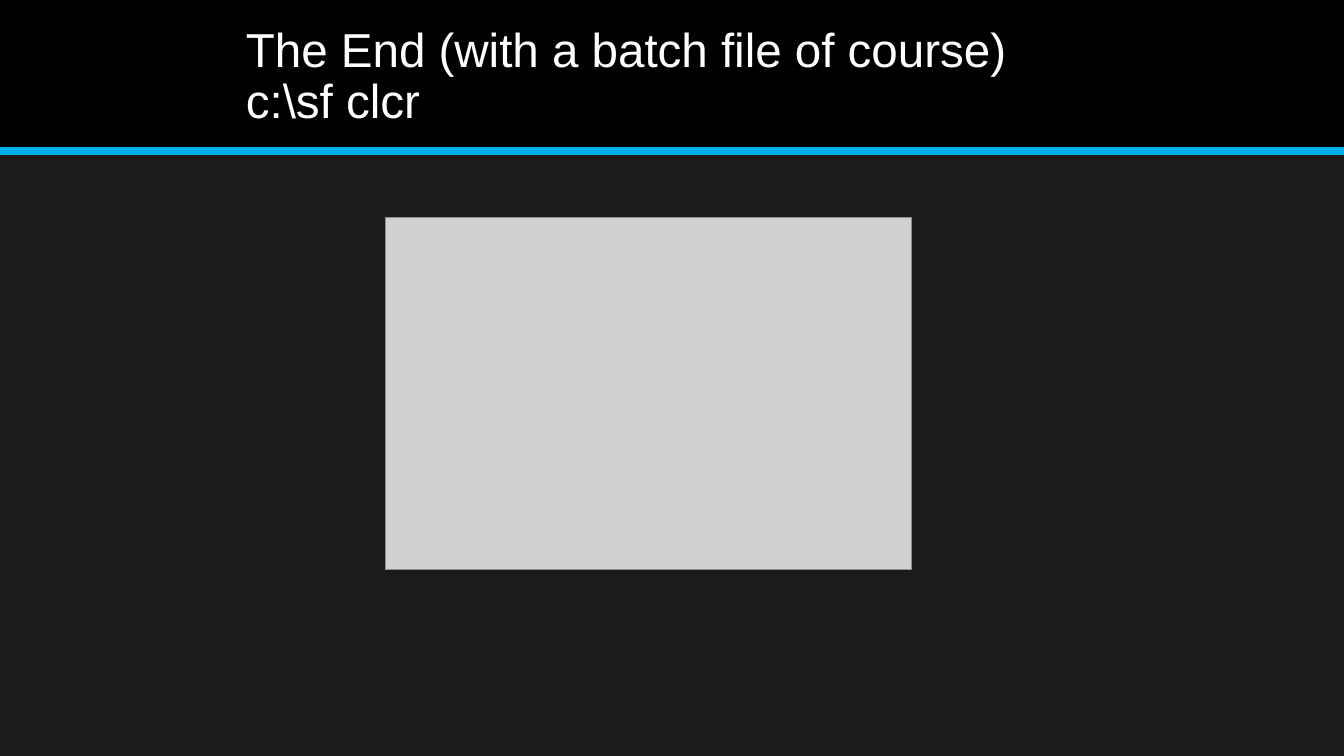
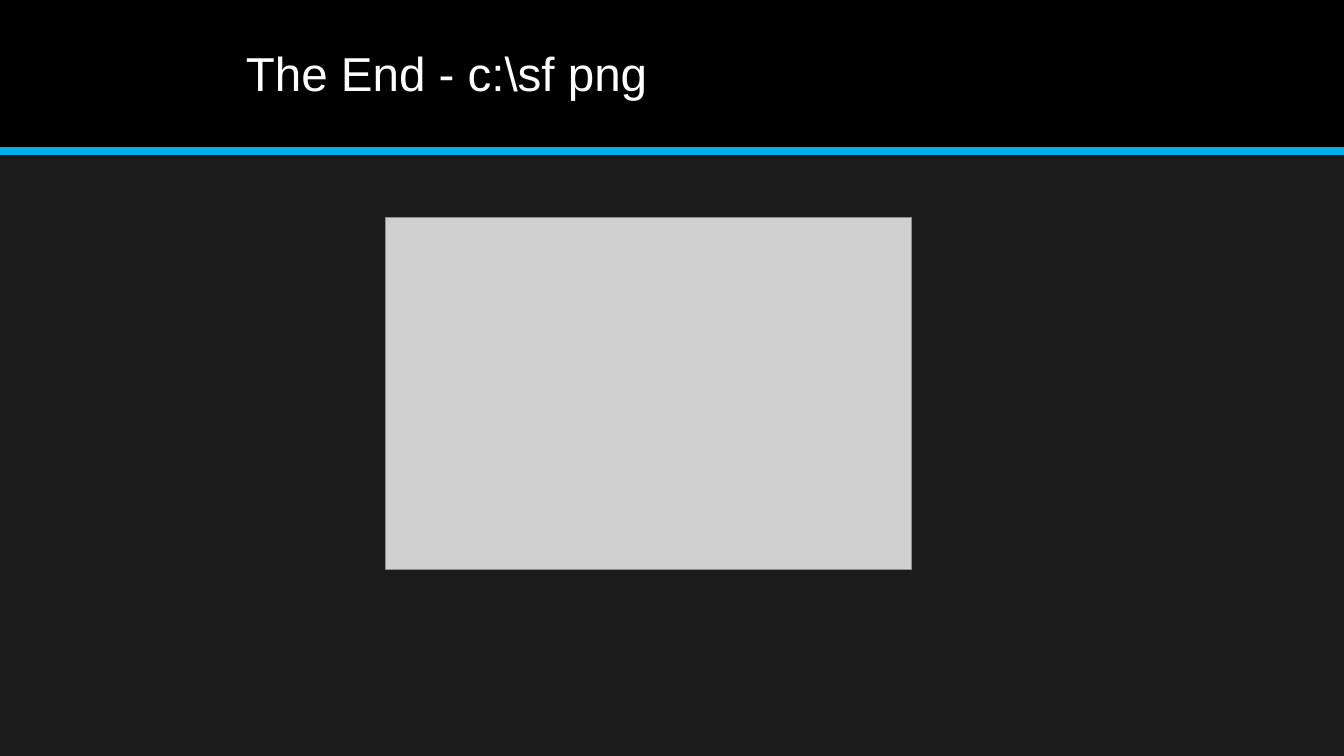
Before and after one commit to jonathan-r-jones/Composable-Batch-Files, a slide deck: slide 6 of Composable Batch File Helper.pptx (slide 7 before the commit). Drawn at 1344x756 pixels with LibreOffice and Linux fonts; fonts in the diff are those of the drawing; grey boxes stand for pictures. Boxes give left, top, right and bottom in pixels: in the first picture for what was removed or moved away, otherwise in the second. Text is boxed around its words. In the diff, an @@ line names an element or a change of style, - is before the commit and + after.

```diff
--- a/Composable Batch File Helper.pptx
+++ b/Composable Batch File Helper.pptx
@@ title at [246,56,647,101]: text changed @@
-The End (with a batch file of course)
-c:\sf clcr
+The End - c:\sf png
```
Also in this commit, not shown: 3 other slides changed, 1 slide removed, 5 other files.
